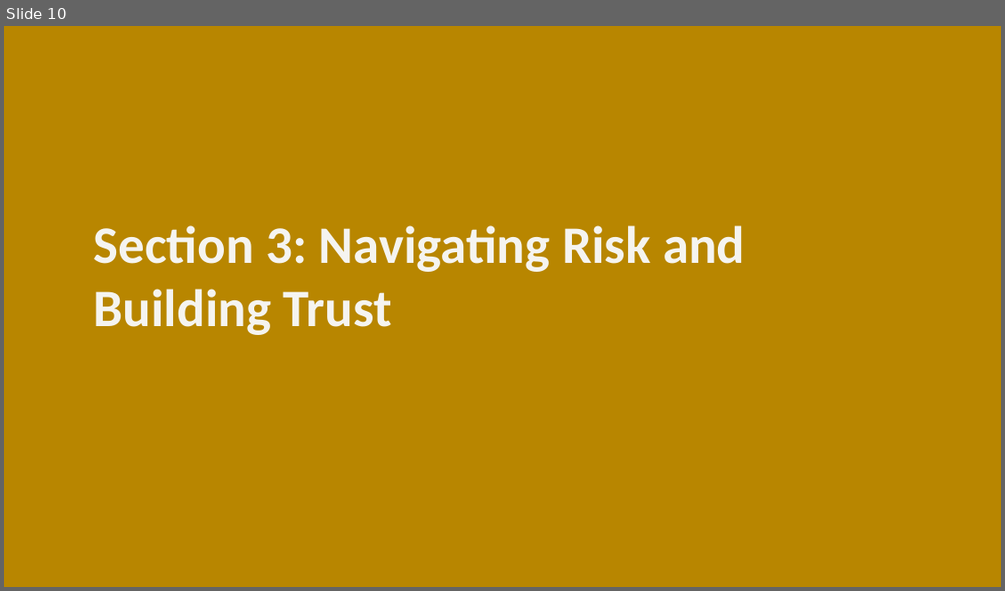
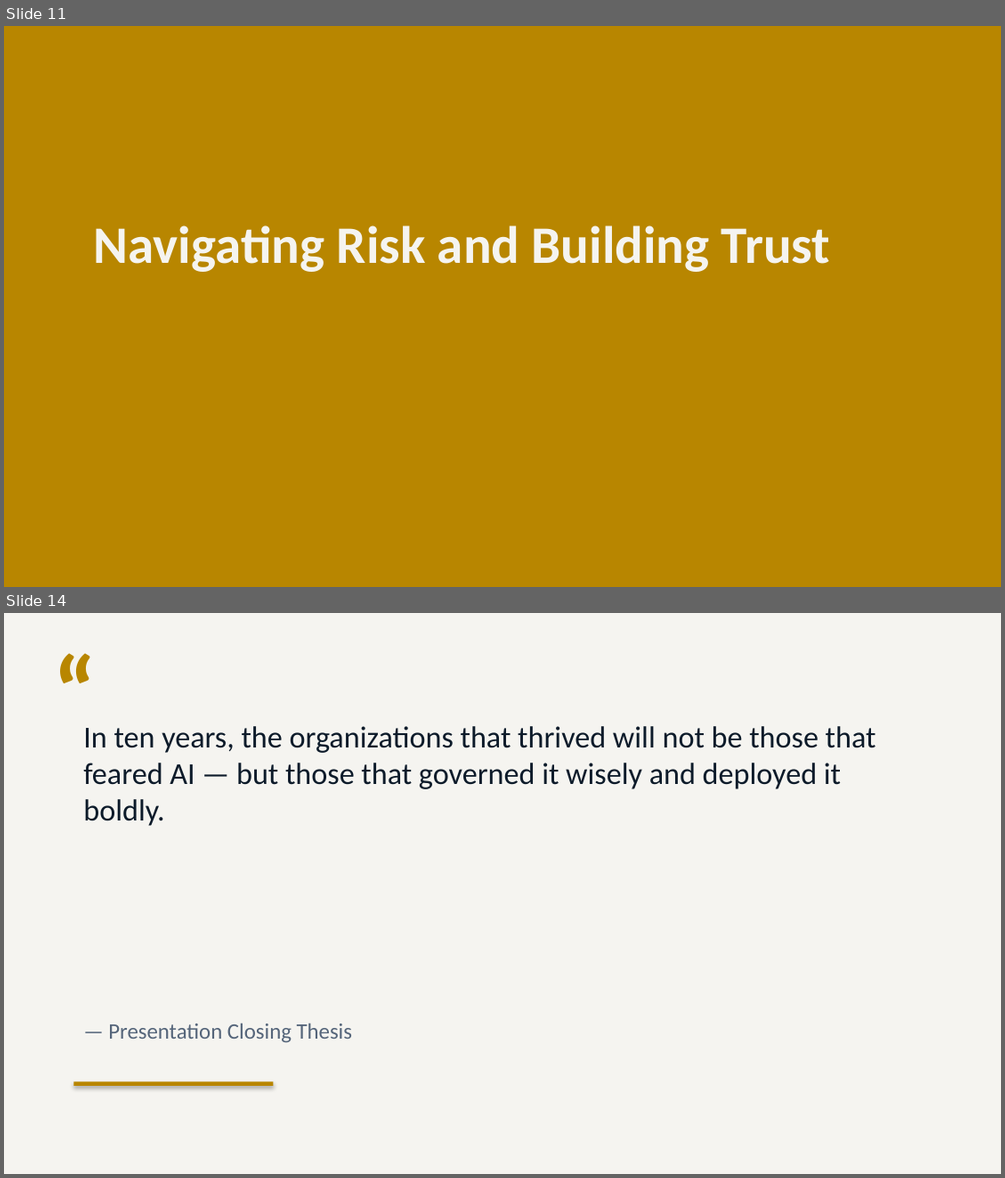
Before and after one commit to Moodswing9/claude-deck-generator, a slide deck: The Future of AI in Healthcare.pptx. Shown one above the other, each under a label of ours: slide 10 before the commit, slides 11 and 14 after it; the slides between them are not shown. The pictures are 1005x591 and 1005x1178 pixels, drawn with LibreOffice and Linux fonts; fonts in the diff are those of the drawing. Boxes give left, top, right and bottom in pixels: in the first picture for what was removed or moved away, otherwise in the second. Text is boxed around its words. In the diff, an @@ line names an element or a change of style, - is before the commit and + after.

```diff
--- a/The Future of AI in Healthcare.pptx
+++ b/The Future of AI in Healthcare.pptx
@@ slide 14 added at (4,613,1001,1174), background #F5F4F0 @@
@@ text added at (44,623,194,743), 72 pt, text #B88600, bold @@
+“
@@ text added at (83,726,876,826), 22 pt, text #0D1B2A @@
+In ten years, the organizations that thrived will not be those that feared AI — but those that governed it wisely and deployed it boldly.
@@ text added at (108,1022,353,1043), 16 pt, text #55657A @@
+— Presentation Closing Thesis
@@ rectangle added at (73,1081,273,1086), fill #B88600 @@
@@ what was slide 10 is now slide 11 @@
@@ slide 11 changed as well @@
@@ text at (94,225,830,272): text changed @@
-Section 3: Navigating Risk and Building Trust
+Navigating Risk and Building Trust
```
Also in this commit, not shown: 4 other slides changed, 7 other slides added, 7 slides removed, 1 other file.
